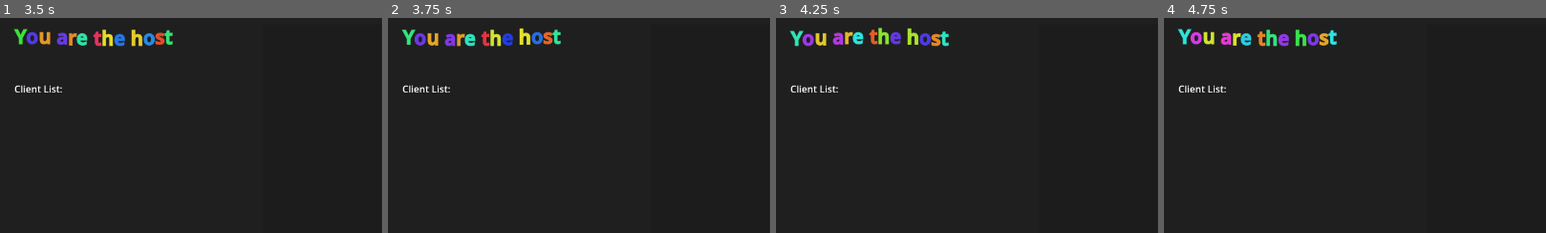
Above: before the commit, frames 1-4 (left to right).
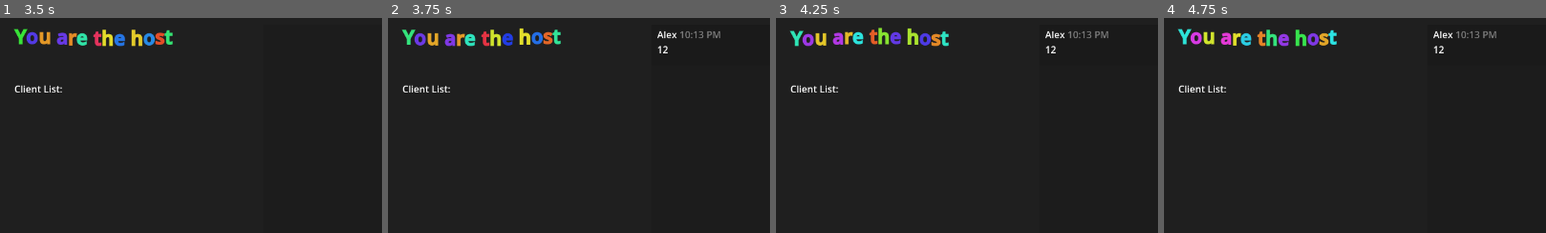
Above: after the commit, the same moments.

Repository: BookiLukie/lan-chat
Game: Godot game, scene res://main_menu.tscn
Same seed, same stepped clock (60 frames per second), same inputs: the game is played once before the commit and once after it.
Inputs (mouse positions are % of the whole screen's width and height, from its top left):
- Up to frame 1 (3.5 s): click (35, 51) at 0.52 s; type "Alex" at 0.6 s; click (35, 60) at 0.75 s; type "Alex" at 0.83 s; click "Host Lobby" at 1.25 s; click (17, 97) at 2.02 s; type "Alex" at 2.1 s; click (53, 97) at 2.25 s; type "12" at 2.33 s; click "Spawn Test Text" at 2.75 s
- Up to frame 2 (3.75 s): click "Send" at 3.5 s
- Up to frame 3 (4.25 s): no input
- Up to frame 4 (4.75 s): click "Regrab IP Addreses" at 4.25 s
The pictures show only the part of the screen within x 0-50%, y 0-50%; the shares and areas given below are measured in that part.

Frame 1 is identical in both runs. In frame 2, 0.3% of the frame differs, in the area x 70-87%, y 6-17%; in frame 3, 0.3%; in frame 4, 0.3%.

Commit message:
fixed message formating

Diff:
--- a/classes/messege.gd
+++ b/classes/messege.gd
@@ -7,31 +7,45 @@
 var time = Time.get_unix_time_from_system()
 
 func _ready() -> void:
-	custom_minimum_size = Vector2(300, 100)
+	size_flags_horizontal = Control.SIZE_EXPAND_FILL
+
+	# Wait for container layout to settle
+	await get_tree().process_frame
+
+	# Dynamically get parent width, defaulting safely if unavailable
+	var parent_width = 300.0
+	if get_parent() is Control and get_parent().size.x > 0:
+		parent_width = get_parent().size.x - 20 # 20px margin padding
+
+	var usable_width = parent_width
+	var text_width = usable_width - 20 # 10px padding on left and right
+
+	custom_minimum_size = Vector2(usable_width, 50)
 	position = Vector2.ZERO
 
 	# 1. Setup the username and timestamp header
 	var name_display = WrapRichText.new()
 	name_display.bbcode_enabled = true
 	name_display.position = Vector2(10, 5)
-	name_display.custom_minimum_size = Vector2(280, 25)
+	name_display.custom_minimum_size = Vector2(text_width, 25)
+	name_display.size_flags_horizontal = Control.SIZE_EXPAND_FILL
 	name_display.text = user + " [color=#808080]" + str(format_message_time(time)) + "[/color]"
 	add_child(name_display)
 
 	# 2. Setup the message body text node
 	var text = WrapRichText.new()
 	text.bbcode_enabled = true
-	text.fit_content = true # Crucial: allows the label to expand vertically when wrapping
+	text.fit_content = true
 	text.position = Vector2(10, 30)
-	text.max_pixel_width = 280.0
+	text.custom_minimum_size = Vector2(text_width, 0)
+	text.size_flags_horizontal = Control.SIZE_EXPAND_FILL
 	text.update_wrapping(current_text)
 	add_child(text)
 
 	# 3. Dynamically resize the Panel height to fit the header + text + bottom padding
-	# Wait one frame for the RichTextLabel to calculate its wrapped height, or compute it:
 	await get_tree().process_frame
-	var total_height = text.position.y + text.size.y + 10 # 10px bottom padding
-	custom_minimum_size = Vector2(300, max(100.0, total_height))
+	var total_height = text.position.y + text.size.y + 15 # 15px bottom padding
+	custom_minimum_size = Vector2(usable_width, max(50.0, total_height))
 
 ## Formats a message's unix timestamp relative to the current system time in local time.
 func format_message_time(msg_unix_time: float) -> String:
--- a/classes/text_label.gd
+++ b/classes/text_label.gd
@@ -5,14 +5,26 @@
 
 func update_wrapping(new_text: String):
 	text = new_text
-	# Check the size of the text with the current font
-	var font = get_theme_font("normal_font")
-	var font_size = get_theme_font_size("normal_font_size")
-	var text_width = font.get_string_size(text, HORIZONTAL_ALIGNMENT_LEFT, -1, font_size).x
-
-	if text_width > max_pixel_width:
-		autowrap_mode = TextServer.AUTOWRAP_WORD
-		custom_minimum_size.x = max_pixel_width
-	else:
-		autowrap_mode = TextServer.AUTOWRAP_OFF
-		custom_minimum_size.x = 0
+	autowrap_mode = TextServer.AUTOWRAP_WORD
+	fit_content = true
+	#text = new_text
+	## Check the size of the text with the current font
+	#var font = get_theme_font("normal_font")
+	#var font_size = get_theme_font_size("normal_font_size")
+	#var text_width_minus_bbcode = text.split("[")
+	#var final_text = []
+	#for i in text_width_minus_bbcode:
+		#i.split("]")
+	#
+	#
+	#var text_width = font.get_string_size(text, HORIZONTAL_ALIGNMENT_LEFT, -1, font_size).x
+	#print("Text width in label is: ", text_width)
+	#
+	#if text_width > max_pixel_width:
+		#print("text wider then the max pixel width resizing")
+		#autowrap_mode = TextServer.AUTOWRAP_WORD
+		#custom_minimum_size.x = max_pixel_width
+		#size.x = max_pixel_width
+	#else:
+		#autowrap_mode = TextServer.AUTOWRAP_OFF
+		#custom_minimum_size.x = 0
--- a/script/Global.gd
+++ b/script/Global.gd
@@ -6,7 +6,7 @@
 	"role" : "none"
 	}
 signal server_message_received(message_text)
-signal message_received(message_text, data_type)
+signal message_received(message_text)
 ## WE USE GLOBAL SCRIPT TO RECIVE AND SEND DATA AND SIGNALS
 ## WE CALL GLOBAL.RPC("FUNCTION_NAME", FUCNTION ARGS) TO SEND SIGNALS TO ALL LOCATION
 enum actions {
@@ -23,10 +23,11 @@
 	# Check for the Lobby label
 	server_message_received.emit(text)
 	print("DEBUG: Signal 'server_message_received' was emitted.")
+
 @rpc("any_peer","call_local")
 func new_message(text,data_type = "string"):
 	print("received message")
-	message_received.emit(text,data_type)
+	message_received.emit(text)
 
 @rpc("any_peer")
 func updateclientlist(client,info):
--- a/script/Main_menu.gd
+++ b/script/Main_menu.gd
@@ -7,6 +7,8 @@
 func _on_button_pressed() -> void:
 	Global.current_client.role = "host"
 	Global.current_client.name = $Panel2/TextEdit2.text
+	if not $Panel2/TextEdit2.text:
+		LanHandler.client_info.set("name", "Host")
 	LanHandler.client_info.set("name", $Panel2/TextEdit2.text)
 	await get_tree().process_frame
 	get_tree().change_scene_to_file("res://host_ui.tscn")
--- a/script/text_ui.gd
+++ b/script/text_ui.gd
@@ -3,9 +3,10 @@
 # Node references based on standard chat layout structure
 @onready var message_container: VBoxContainer = $ScrollContainer/VBoxContainer
 @onready var message_input: LineEdit = $LineEdit
-@onready var send_button: Button = $SendButton
+@onready var send_button: Button = $Button
 
 func _ready() -> void:
+	$ScrollContainer/VBoxContainer.custom_minimum_size.x = $ScrollContainer.size.x
 	# 1. Connect to Global's signal to listen for incoming messages from any peer or the host[cite: 1]
 	Global.message_received.connect(_on_message_received)
 
@@ -27,7 +28,7 @@
 	var payload = username + "|||" + text_content
 
 	# Call Global RPC to broadcast the message to all connected peers and host[cite: 1]
-	Global.rpc("tell_clients", payload)
+	Global.rpc("new_message", payload)
 
 	# Clear the input box after sending
 	message_input.clear()
@@ -50,6 +51,7 @@
 
 	# Add the message instance to the chat container on every client's end
 	if message_container:
+		message_container
 		message_container.add_child(new_message)
 
 		# Auto-scroll to the bottom of the chat window
--- a/text_ui.tscn
+++ b/text_ui.tscn
@@ -20,12 +20,15 @@
 anchor_bottom = 1.0
 
 [node name="ScrollContainer" type="ScrollContainer" parent="." unique_id=563159345]
-layout_mode = 0
-offset_right = 40.0
-offset_bottom = 40.0
+layout_mode = 1
+anchors_preset = -1
+anchor_right = 1.0
+anchor_bottom = 0.29900002
+offset_bottom = 472.71997
 
 [node name="VBoxContainer" type="VBoxContainer" parent="ScrollContainer" unique_id=745258461]
 clip_contents = true
+custom_minimum_size = Vector2(400, 100)
 layout_mode = 2
 
 [node name="LineEdit" type="LineEdit" parent="." unique_id=175631340]
